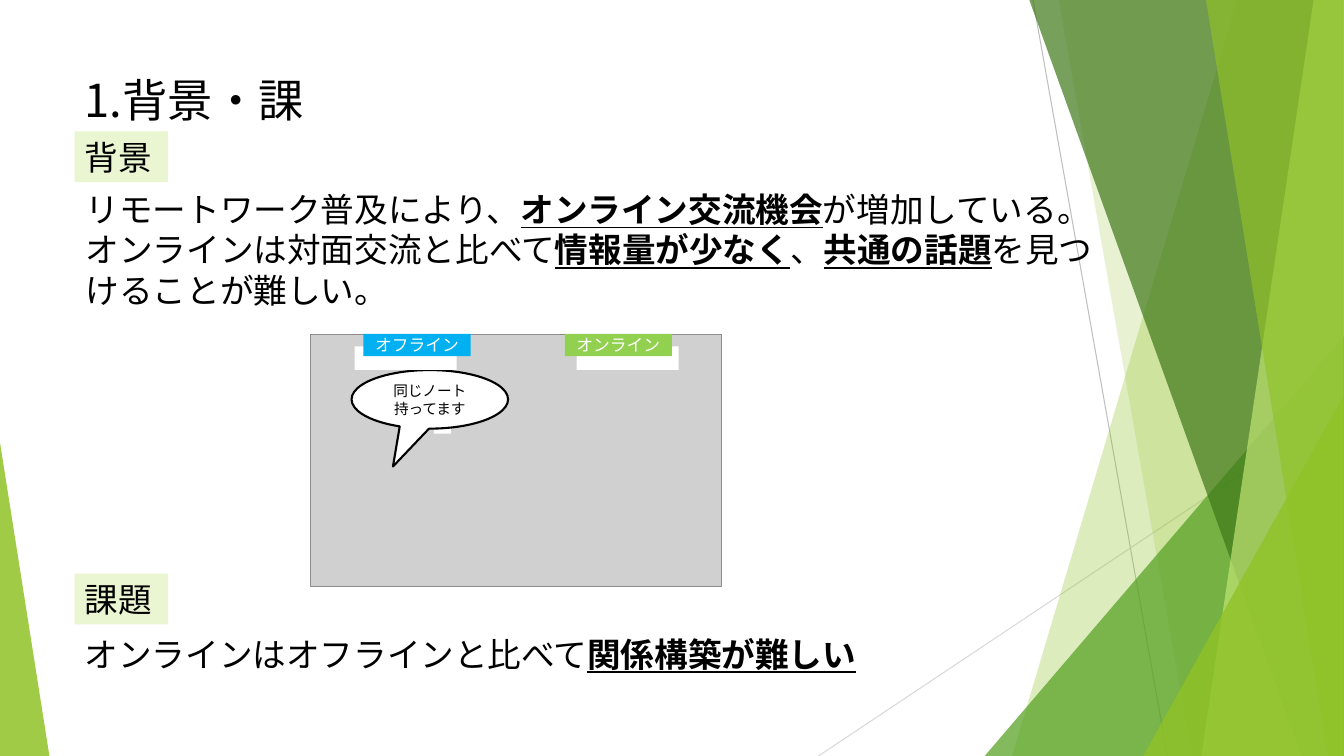
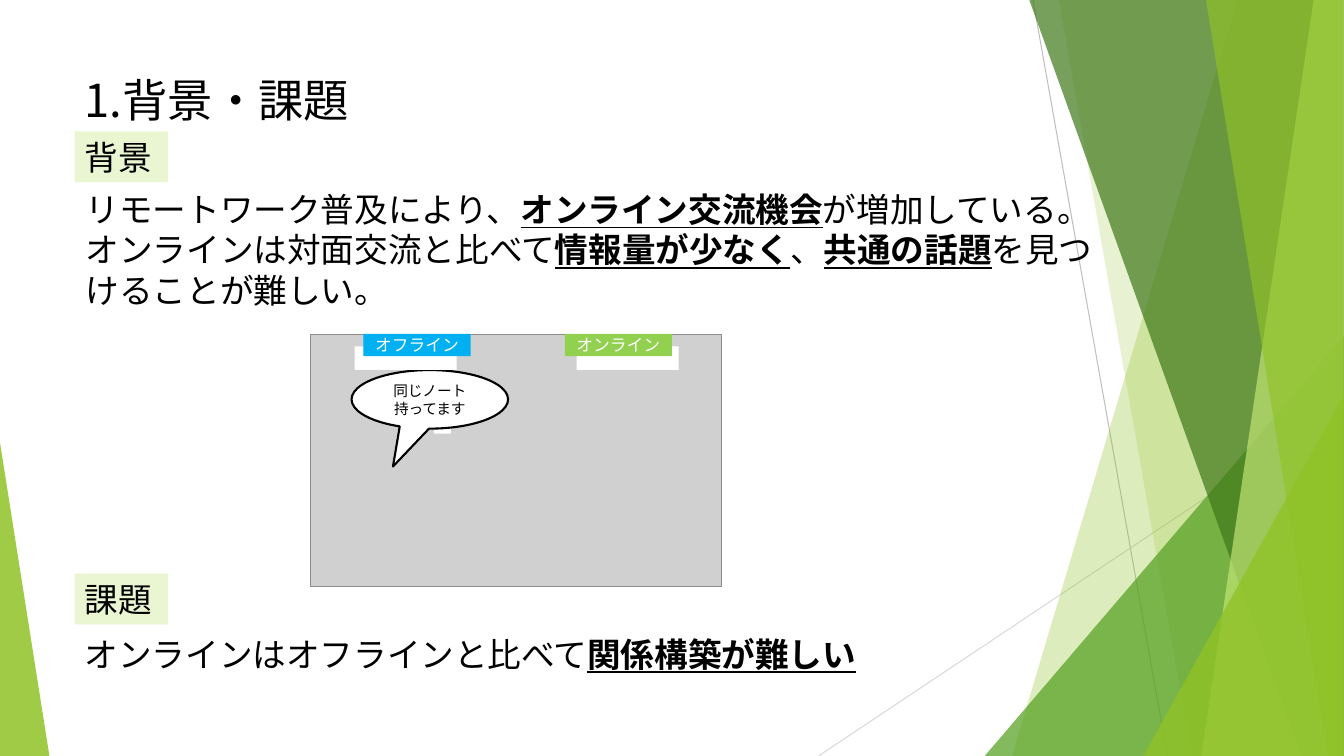
Before and after one commit to ryuseim1115/apprentice-term6-team-dev, a slide deck: slide 3 of docs/90_presentation/チーム開発12th.pptx. Drawn at 1344x756 pixels with LibreOffice and Linux fonts; fonts in the diff are those of the drawing; grey boxes stand for pictures. Boxes give left, top, right and bottom in pixels: in the first picture for what was removed or moved away, otherwise in the second. Text is boxed around its words. In the diff, an @@ line names an element or a change of style, - is before the commit and + after.

```diff
--- a/docs/90_presentation/チーム開発12th.pptx
+++ b/docs/90_presentation/チーム開発12th.pptx
@@ title "1.背景・課題" rewrapped from (85, 79, 304, 173) to (85, 79, 350, 121) @@
```
Also in this commit, not shown: 11 other slides changed, 1 slide added, 2 other files.
